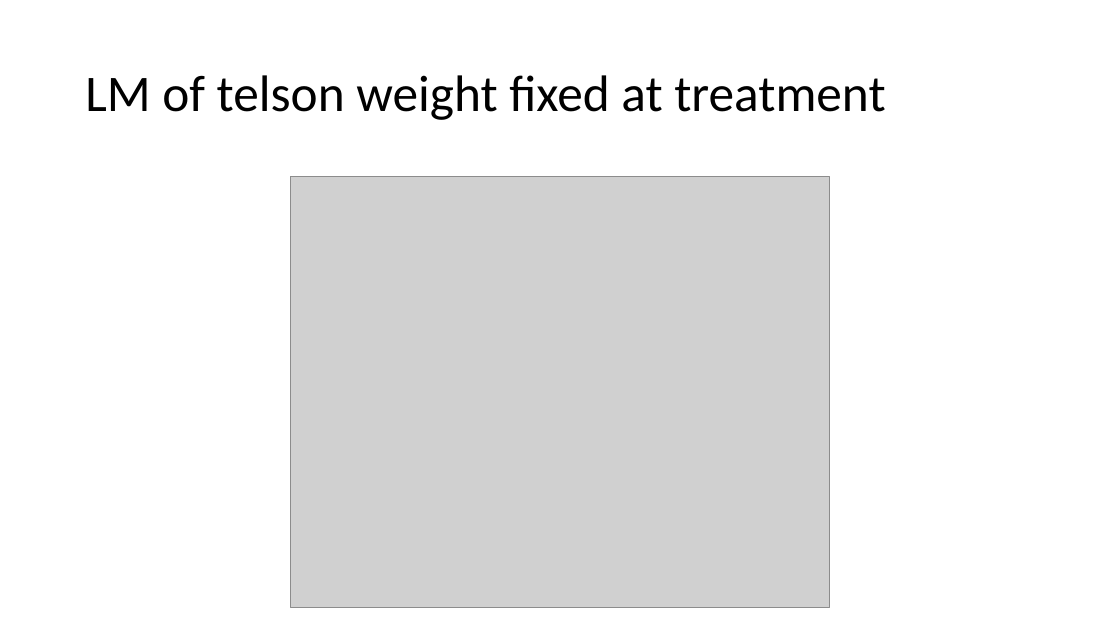
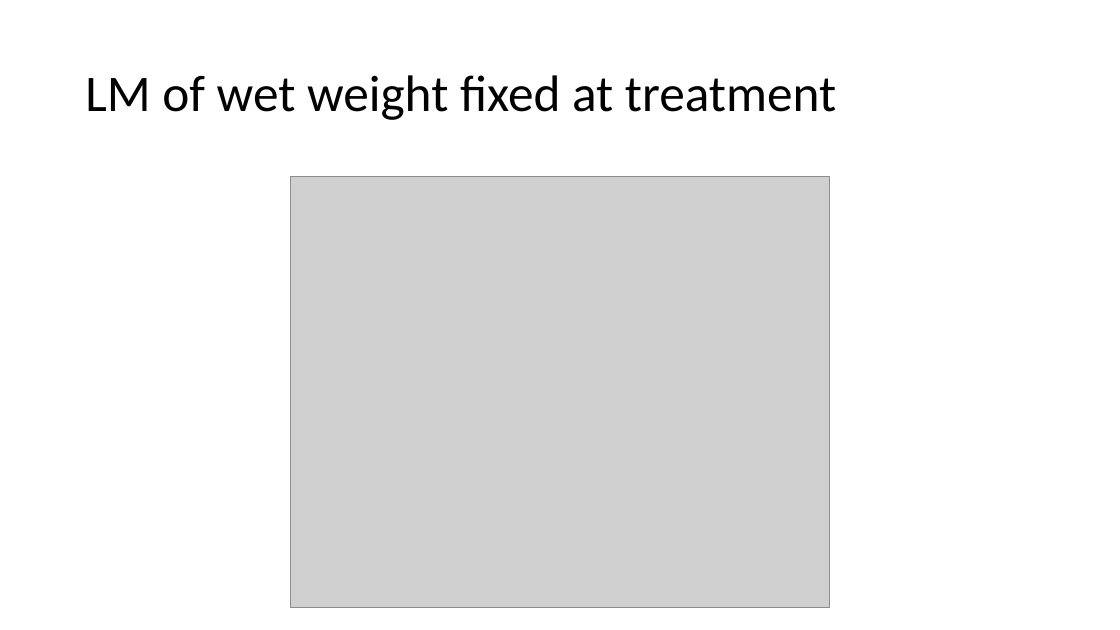
Before and after one commit to NWFSC-OA-lab/krill_size_2019, a slide deck: slide 22 of Krill size plots.pptx (slide 17 before the commit). Drawn at 1120x630 pixels with LibreOffice and Linux fonts; fonts in the diff are those of the drawing; grey boxes stand for pictures. Boxes give left, top, right and bottom in pixels: in the first picture for what was removed or moved away, otherwise in the second. Text is boxed around its words. In the diff, an @@ line names an element or a change of style, - is before the commit and + after.

```diff
--- a/Krill size plots.pptx
+++ b/Krill size plots.pptx
@@ title at (85, 75, 836, 120): text changed @@
-LM of telson weight fixed at treatment
+LM of wet weight fixed at treatment
```
Also in this commit, not shown: 1 other slide changed, 10 slides added, 2 other files.
